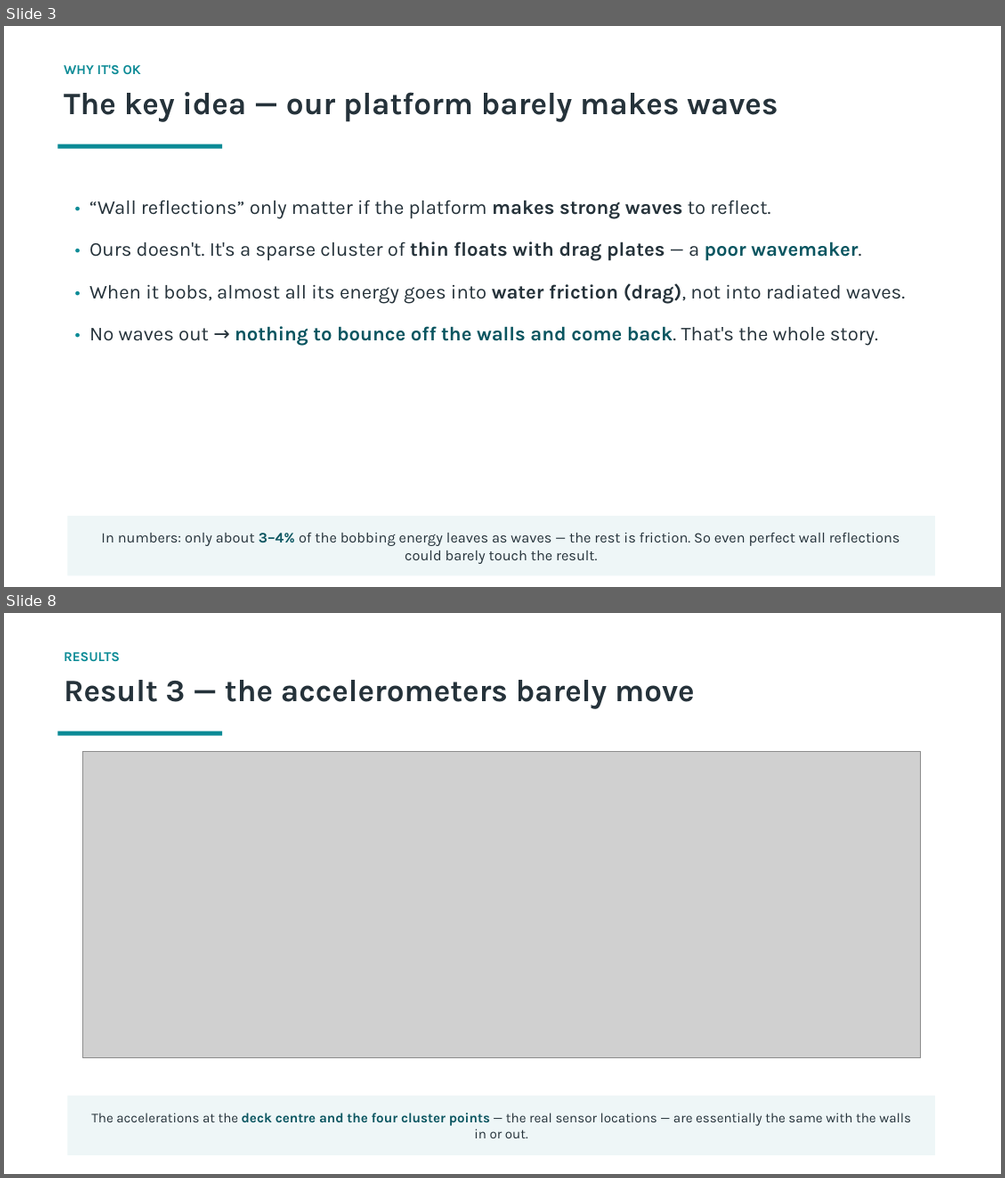
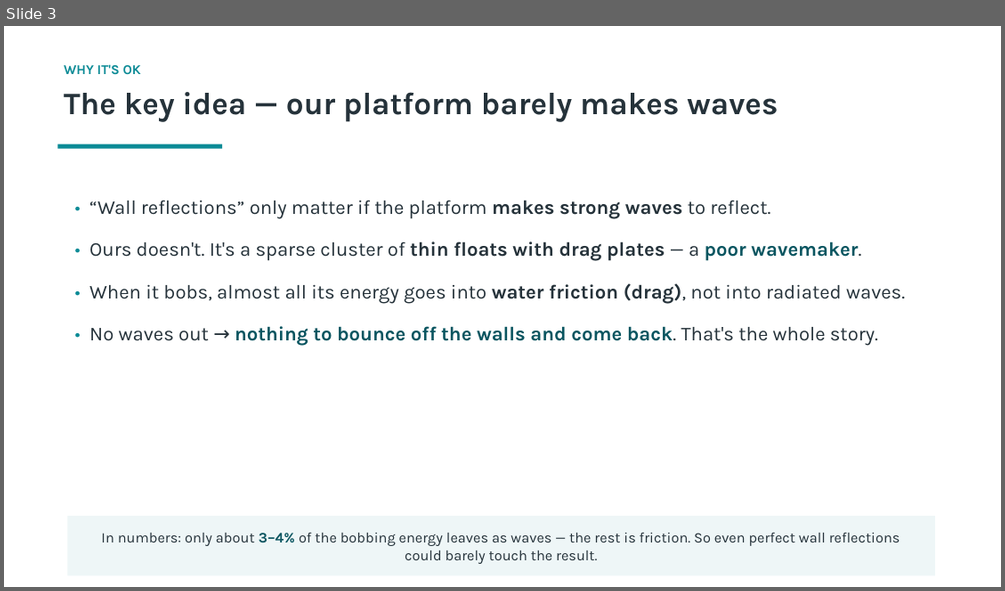
Before and after one commit to xabi80/HSP, a slide deck: studies/platform-12buoy/flume-wall-effect/Flume_wall_effect_explained.pptx. Shown one above the other, each under a label of ours: slides 3 and 8 before the commit, slide 3 after it; the slides between them are not shown. The pictures are 1005x1178 and 1005x591 pixels, drawn with LibreOffice and Linux fonts; fonts in the diff are those of the drawing; grey boxes stand for pictures. Boxes give left, top, right and bottom in pixels: in the first picture for what was removed or moved away, otherwise in the second. Text is boxed around its words. In the diff, an @@ line names an element or a change of style, - is before the commit and + after.

```diff
--- a/studies/platform-12buoy/flume-wall-effect/Flume_wall_effect_explained.pptx
+++ b/studies/platform-12buoy/flume-wall-effect/Flume_wall_effect_explained.pptx
@@ slide 8 removed at (4, 613, 1001, 1174), background #FFFFFF @@
@@ text removed at (64, 652, 120, 662) @@
-RESULTS
@@ text removed at (64, 680, 695, 709) @@
-Result 3 — the accelerometers barely move
@@ rectangle removed at (57, 731, 222, 736) @@
@@ picture removed at (82, 751, 920, 1057) @@
@@ rectangle removed at (67, 1095, 935, 1155) @@
@@ text removed at (91, 1112, 911, 1138) @@
-The accelerations at the deck centre and the four cluster points — the real sensor locations — are essentially the same with the walls in or out.
```
Also in this commit, not shown: 9 slides changed, 1 slide added, 23 other files.
